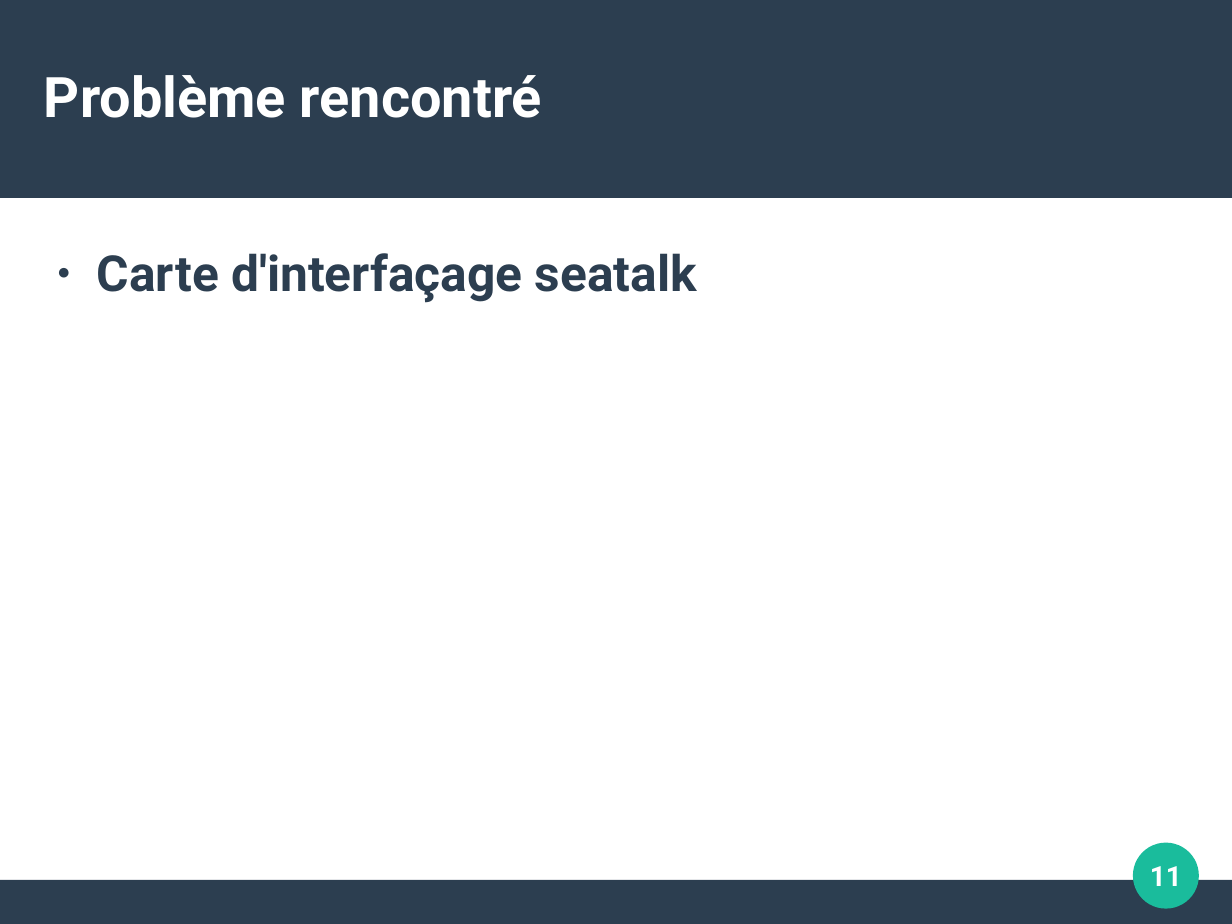
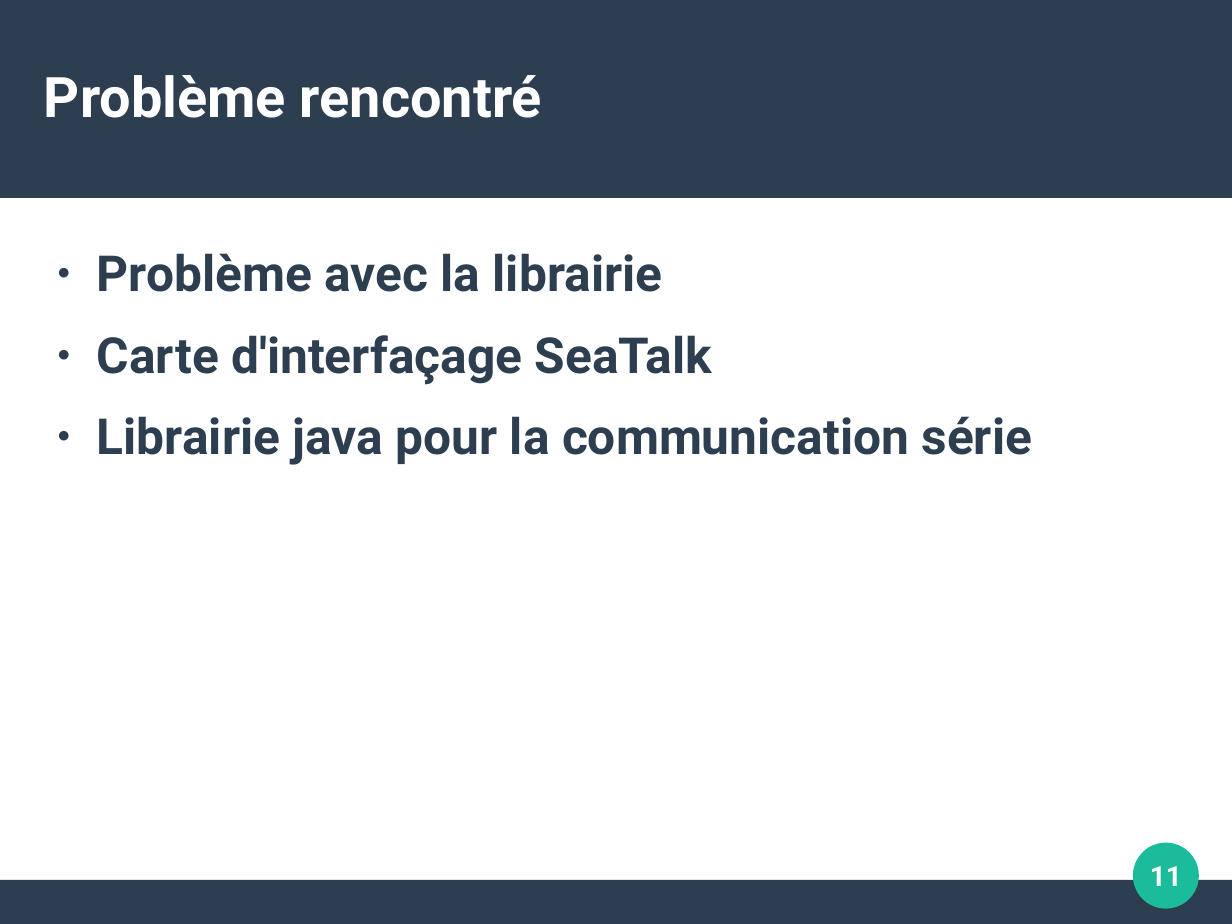
Before and after one commit to surpriserom/Pilotage-automatique-d-un-voilier-via-un-bus-CAN-Arduino, a slide deck: slide 11 of Document/Présentation.odp. Drawn at 1232x924 pixels with LibreOffice and Linux fonts; fonts in the diff are those of the drawing. Boxes give left, top, right and bottom in pixels: in the first picture for what was removed or moved away, otherwise in the second. Text is boxed around its words. In the diff, an @@ line names an element or a change of style, - is before the commit and + after.

Commit message:
modif compas heading working - ajout commentaire javadoc dans le programme java

```diff
--- a/Document/Présentation.odp
+++ b/Document/Présentation.odp
@@ text at [97, 253, 1033, 465]: text changed @@
-● Carte d'interfaçage seatalk
+● Problème avec la librairie
+● Carte d'interfaçage SeaTalk
+● Librairie java pour la communication série
```
Also in this commit, not shown: 3 other slides changed, 2 slides added, 13 other files.
